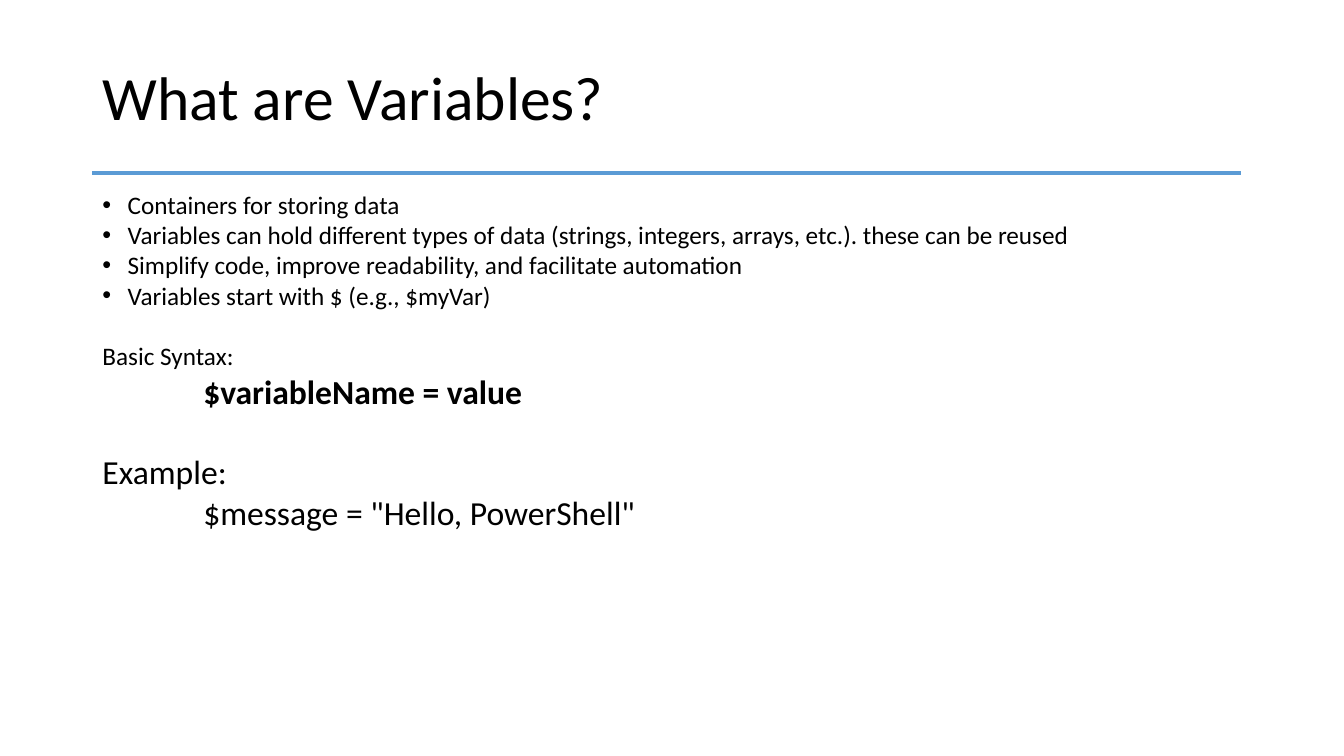
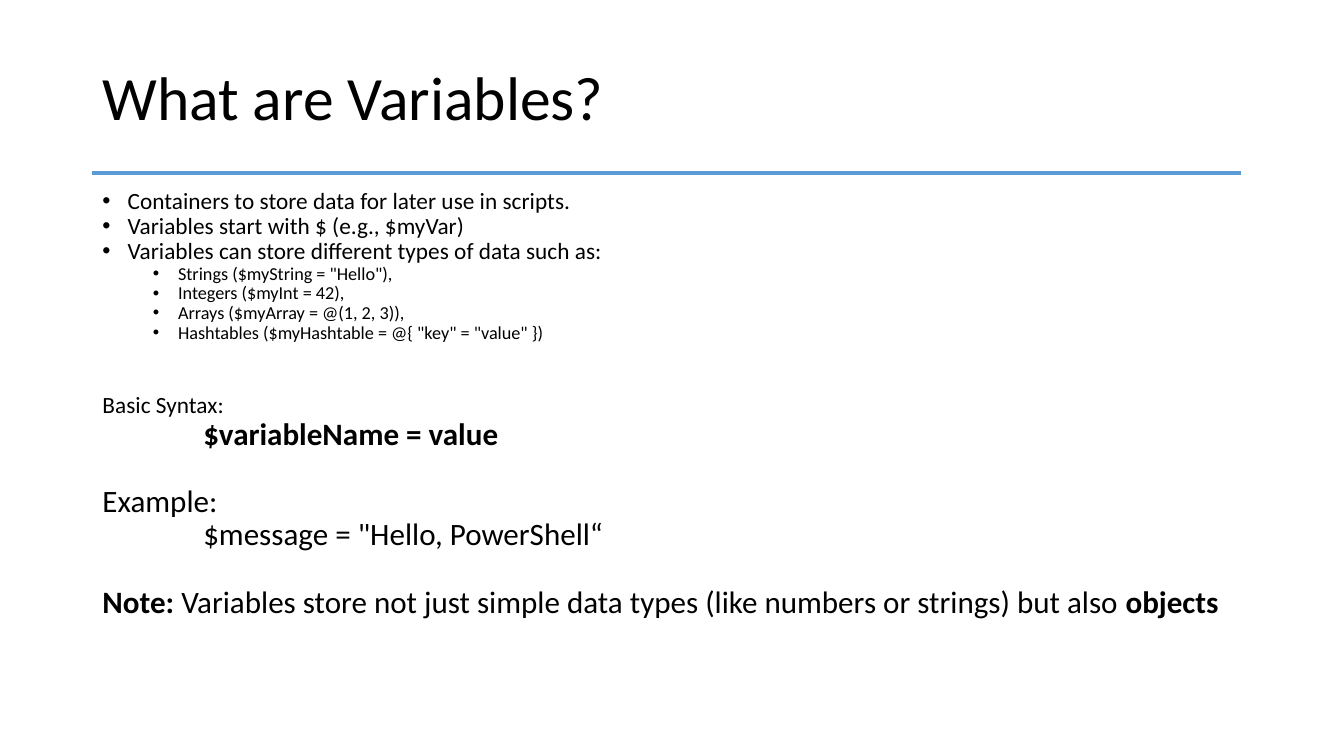
Before and after one commit to PSRITPro/my-learning-journal, a slide deck: slide 3 of PowerShell/Day6/PowerShell.pptx (slide 2 before the commit). Drawn at 1344x756 pixels with LibreOffice and Linux fonts; fonts in the diff are those of the drawing. Boxes give left, top, right and bottom in pixels: in the first picture for what was removed or moved away, otherwise in the second. Text is boxed around its words. In the diff, an @@ line names an element or a change of style, - is before the commit and + after.

```diff
--- a/PowerShell/Day6/PowerShell.pptx
+++ b/PowerShell/Day6/PowerShell.pptx
@@ text at [128, 193, 570, 213]: text changed; size 18 to 16.6 pt @@
-• Containers for storing data
-• Variables can hold different types of data (strings, integers, arrays, etc.). these can be reused
-• Simplify code, improve readability, and facilitate automation
+• Containers to store data for later use in scripts.
@@ text at [102, 217, 498, 517]: size 18 to 16.6 pt in "Variables start with $ (e.g., $myVar)", "Basic Syntax:"; size 24 to 22.2 pt in "$variableName = value", "Example:"; line spacing 1 to 0.9 @@
@@ text at [128, 243, 602, 342]: paragraphs added @@
+• Variables can store different types of data such as:
+  • Strings ($myString = "Hello"),
+  • Integers ($myInt = 42),
+  • Arrays ($myArray = @(1, 2, 3)),
+  • Hashtables ($myHashtable = @{ "key" = "value" })
@@ text at [102, 523, 1219, 619]: text changed; size 24 to 22.2 pt @@
-$message = "Hello, PowerShell"
+$message = "Hello, PowerShell“
+Note: Variables store not just simple data types (like numbers or strings) but also objects
```
Also in this commit, not shown: 3 slides added, 1 other file.
